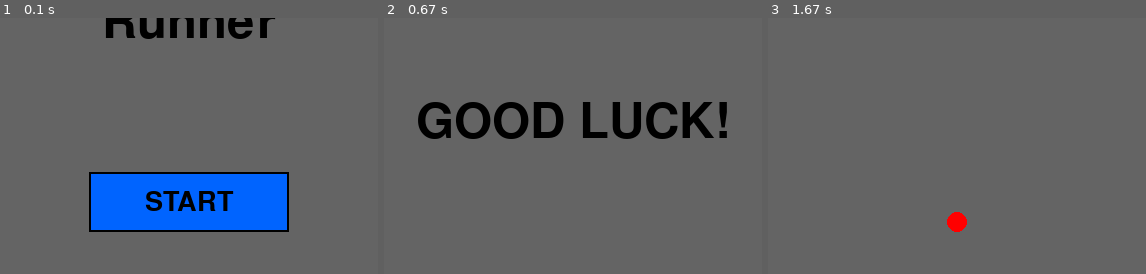
Above: before the commit, frames 1-3 (left to right).
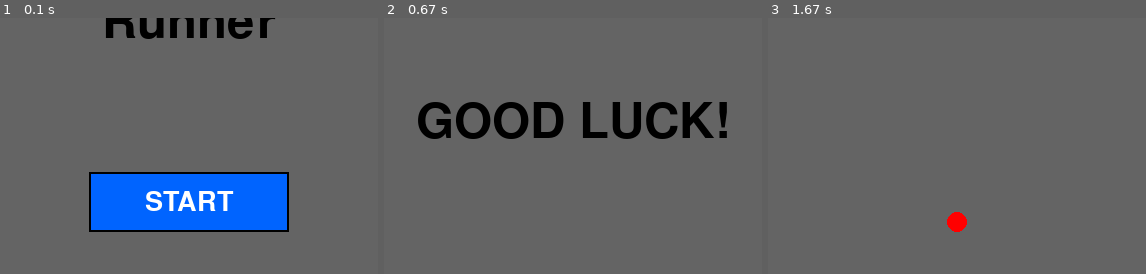
Above: after the commit, the same moments.

Repository: alexmackietack/pygame-internal
Game: pygame game, started from game.py
The game is run twice, just before and just after one commit, with the same random seed, the same clock (stepped at 60 frames per second) and the same inputs.
Inputs (mouse positions are % of the whole screen's width and height, from its top left):
- Up to frame 1 (0.1 s): no input
- Up to frame 2 (0.67 s): click "START" at 0.38 s
- Up to frame 3 (1.67 s): hold Up 1.17-1.63 s; move the mouse to (51, 63) at 1.2 s
The pictures show only the part of the screen within x 26-76%, y 36-86%; the shares and areas given below are measured in that part.

The runs differ from the first frame. In frame 1, 0.9% of the frame differs, in the area x 38-62%, y 67-76%; in frame 2, nothing differs; in frame 3, nothing differs.

Commit message:
changed enemy speed

Diff:
--- /dev/null
+++ b/button.py
@@ -0,0 +1,31 @@
+import pygame
+
+BLACK = (0, 0, 0)
+
+# Button class for start and restart
+class Button:
+    def __init__(self, x, y, width, height, text, color, hover_color, font, text_color):
+        self.rect = pygame.Rect(x, y, width, height)
+        self.text = text
+        self.color = color
+        self.hover_color = hover_color
+        self.font = font
+        self.text_color = text_color
+        self.is_hovered = False
+
+    def draw(self, surface):
+        # Change color if hovered
+        current_color = self.hover_color if self.is_hovered else self.color
+        pygame.draw.rect(surface, current_color, self.rect)
+        pygame.draw.rect(surface, BLACK, self.rect, 2)  # Border
+
+        # Draw text
+        text_surface = self.font.render(self.text, True, self.text_color)
+        text_rect = text_surface.get_rect(center=self.rect.center)
+        surface.blit(text_surface, text_rect)
+
+    def update(self, mouse_pos):
+        self.is_hovered = self.rect.collidepoint(mouse_pos)
+
+    def is_clicked(self, mouse_pos, mouse_clicked):
+        return self.rect.collidepoint(mouse_pos) and mouse_clicked
--- a/game.py
+++ b/game.py
@@ -2,6 +2,7 @@
 import pygame
 import random
 import sys
+from button import Button
 
 # Initialize pygame
 pygame.init()
@@ -37,35 +38,10 @@
 GAME_STATE_GAME_OVER = 2
 GAME_STATE_WON = 3
 
-# Button class for start and restart
-class Button:
-    def __init__(self, x, y, width, height, text, color, hover_color):
-        self.rect = pygame.Rect(x, y, width, height)
-        self.text = text
-        self.color = color
-        self.hover_color = hover_color
-        self.is_hovered = False
-
-    def draw(self, surface):
-        # Change color if hovered
-        current_color = self.hover_color if self.is_hovered else self.color
-        pygame.draw.rect(surface, current_color, self.rect)
-        pygame.draw.rect(surface, BLACK, self.rect, 2)  # Border
-
-        # Draw text
-        text_surface = button_font.render(self.text, True, BLACK)
-        text_rect = text_surface.get_rect(center=self.rect.center)
-        surface.blit(text_surface, text_rect)
-
-    def update(self, mouse_pos):
-        self.is_hovered = self.rect.collidepoint(mouse_pos)
-
-    def is_clicked(self, mouse_pos, mouse_clicked):
-        return self.rect.collidepoint(mouse_pos) and mouse_clicked
 
 # Create start and restart buttons
-start_button = Button(SCREEN_WIDTH // 2 - 100, SCREEN_HEIGHT // 2 + 50, 200, 60, "START", BLUE, DARK_BLUE)
-restart_button = Button(SCREEN_WIDTH // 2 - 100, SCREEN_HEIGHT // 2 + 50, 200, 60, "RESTART", BLUE, DARK_BLUE)
+start_button = Button(SCREEN_WIDTH // 2 - 100, SCREEN_HEIGHT // 2 + 50, 200, 60, "START", BLUE, DARK_BLUE, button_font, WHITE)
+restart_button = Button(SCREEN_WIDTH // 2 - 100, SCREEN_HEIGHT // 2 + 50, 200, 60, "RESTART", BLUE, DARK_BLUE, button_font, WHITE)
 
 # Main game state vriable
 current_state = GAME_STATE_START
@@ -84,12 +60,12 @@
 # Enemy variables (spiky black follower)
 enemy_size = 26
 enemy_color = BLACK
-enemy_speed = 1.5
+enemy_speed = 0.5
 enemy_x = SCREEN_WIDTH // 2 - 200
 enemy_y = SCREEN_HEIGHT // 2 - 150
 
 # Powerup variables
-enemy_speed_increase_interval = 10000  # ms
+enemy_speed_increase_interval = 1000000  # ms
 powerup_spawn_interval = 10000  # ms
 last_powerup_time = 0
 powerups = []  # {'type': 'speed', 'medkit', or 'gun', 'x': x, 'y': y}
@@ -244,11 +220,11 @@
                 last_shot_time = now
                 # shoot in mouse direction
                 mx, my = mouse_pos
-                bx, by = player_x, player_y
-                angle = math.atan2(my - by, mx - bx)
+                bullet_x, bullet_y = player_x, player_y
+                angle = math.atan2(my - bullet_y, mx - bullet_x)
                 bullets.append({
-                    "x": bx,
-                    "y": by,
+                    "x": bullet_x,
+                    "y": bullet_y,
                     "dx": math.cos(angle) * bullet_speed,
                     "dy": math.sin(angle) * bullet_speed,
                 })
@@ -274,12 +250,12 @@
         # Boss behavior
         if boss_active:
             # Boss follows player slowly
-            bx = player_x - boss_x
-            by = player_y - boss_y
-            bdist = math.hypot(bx, by)
-            if bdist > 0:
-                boss_x += (bx / bdist) * boss_speed
-                boss_y += (by / bdist) * boss_speed
+            boss_dx = player_x - boss_x
+            boss_dy = player_y - boss_y
+            boss_distance = math.hypot(boss_dx, boss_dy)
+            if boss_distance > 0:
+                boss_x += (boss_dx / boss_distance) * boss_speed
+                boss_y += (boss_dy / boss_distance) * boss_speed
 
             # Boss shoots projectiles at player
             now = pygame.time.get_ticks()
@@ -377,11 +353,11 @@
                 last_shot_time = now
                 # shoot in mouse direction
                 mx, my = mouse_pos
-                bx, by = player_x, player_y
-                angle = math.atan2(my - by, mx - bx)
+                bullet_x, bullet_y = player_x, player_y
+                angle = math.atan2(my - bullet_y, mx - bullet_x)
                 bullets.append({
-                    "x": bx,
-                    "y": by,
+                    "x": bullet_x,
+                    "y": bullet_y,
                     "dx": math.cos(angle) * bullet_speed,
                     "dy": math.sin(angle) * bullet_speed,
                 })
@@ -407,12 +383,12 @@
         # Boss behavior
         if boss_active:
             # Boss follows player slowly
-            bx = player_x - boss_x
-            by = player_y - boss_y
-            bdist = math.hypot(bx, by)
-            if bdist > 0:
-                boss_x += (bx / bdist) * boss_speed
-                boss_y += (by / bdist) * boss_speed
+            boss_dx = player_x - boss_x
+            boss_dy = player_y - boss_y
+            boss_distance = math.hypot(boss_dx, boss_dy)
+            if boss_distance > 0:
+                boss_x += (boss_dx / boss_distance) * boss_speed
+                boss_y += (boss_dy / boss_distance) * boss_speed
 
             # Boss shoots projectiles at player
             now = pygame.time.get_ticks()
